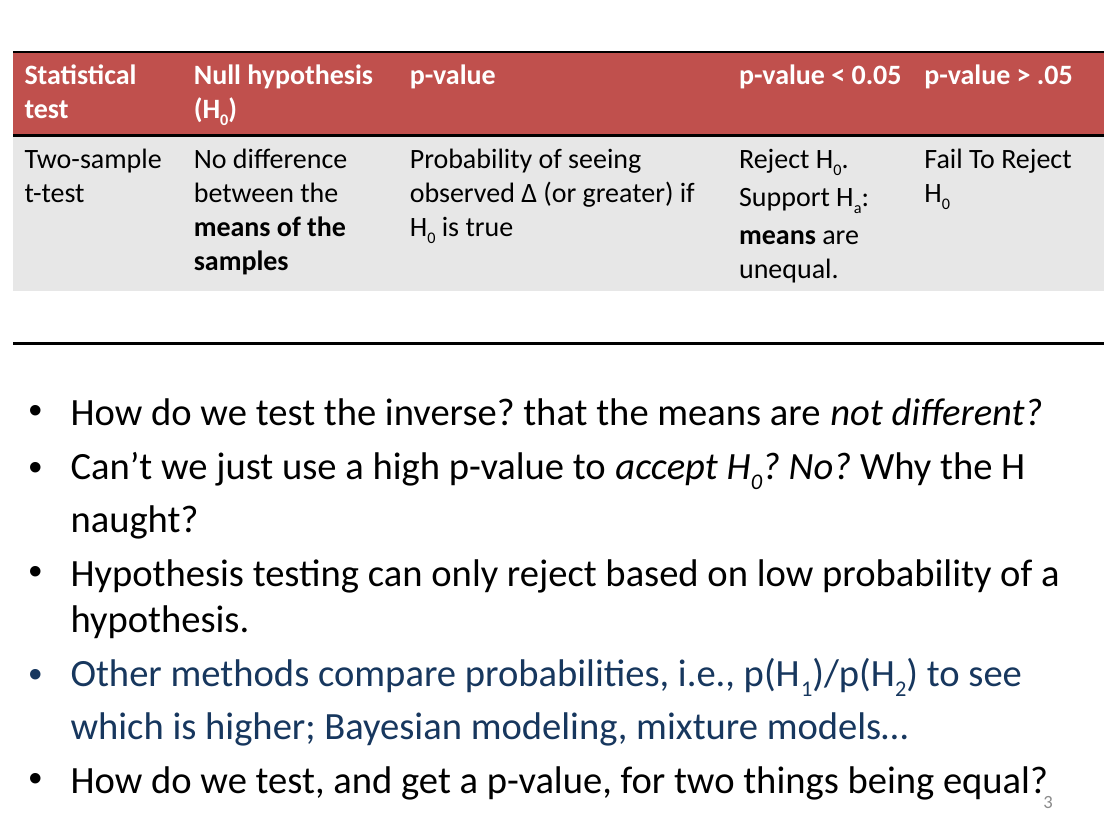
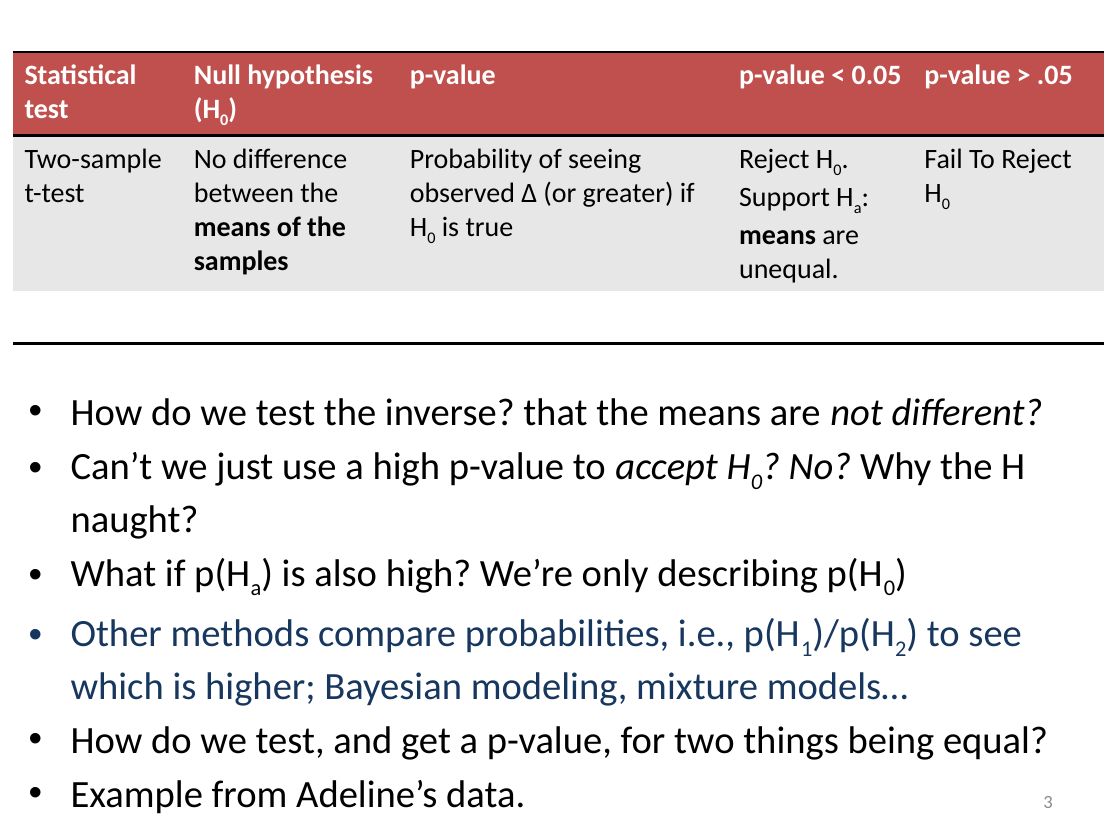
Before and after one commit to meekrob/stats_workshop_2020, a slide deck: slide 3 of adeline/Adeline_TOST_edit.pptx. Drawn at 1120x840 pixels with LibreOffice and Linux fonts; fonts in the diff are those of the drawing. Boxes give left, top, right and bottom in pixels: in the first picture for what was removed or moved away, otherwise in the second. Text is boxed around its words. In the diff, an @@ line names an element or a change of style, - is before the commit and + after.

```diff
--- a/adeline/Adeline_TOST_edit.pptx
+++ b/adeline/Adeline_TOST_edit.pptx
@@ text at (71,558,883,593): text changed @@
-• Hypothesis testing can only reject based on low probability of a hypothesis.
+• What if p(Ha) is also high? We’re only describing p(H0)
@@ text at (71,780,525,814): paragraph added @@
+• Example from Adeline’s data.
```
Also in this commit, not shown: 6 other slides changed, 3 slides added, 2 slides removed.
